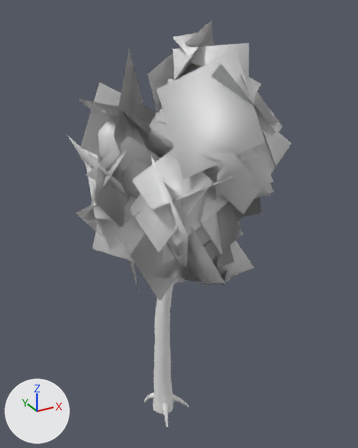
A saved change to the glTF model models/variants/birch_v3.glb.
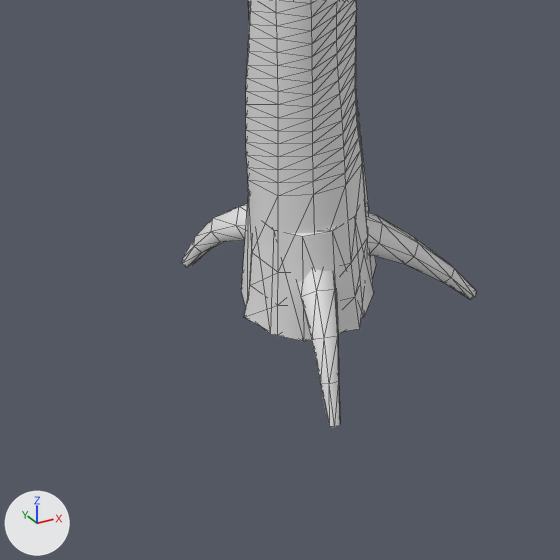
There are two pictures of each version: one whole from a 50 mm camera at (-3.56, -7.15, 7.65) aimed at (0.41, 0.05, 4.05), one close up on the part from 32% to 57% of the width and 81% to 100% of the height. Arrows for +X, +Y and +Z are at lower left; the lights stay in place. The older version's two pictures come first. The close-ups show mesh edges as thin lines. Where no turn or scale is listed for an object, it has been applied to the vertices. Vertices at exactly the same position are counted once.

In view in the first close-up: 'Body_Trunk', 'Rubble_Stump'.
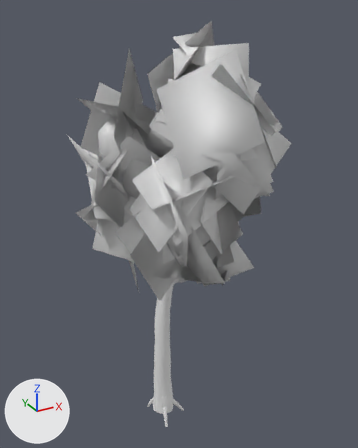
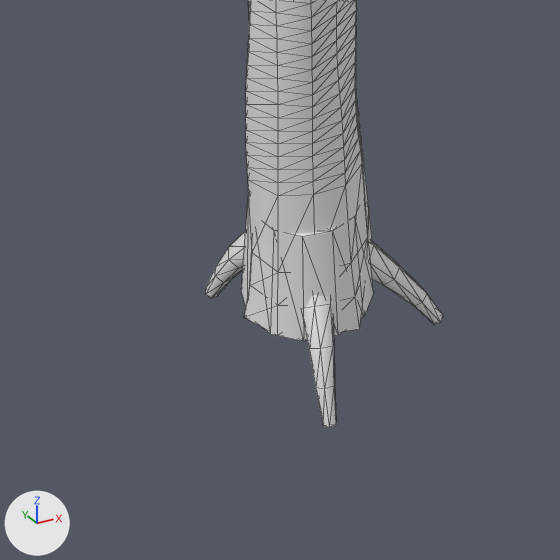
The change, as a list of edits to the scene's bpy script:
```text
Change me_body_trunk:
    used by ob_body_trunk; location = (0.0, 0.0, 0.0)
    before: 408 (-0.19, 0.38, 0.02), 409 (-0.17, 0.36, 0.0), 410 (-0.19, 0.33, -0.01) at pixel (209, 249), 411 (-0.22, 0.33, -0.01) at pixel (201, 252), 412 (-0.24, 0.35, 0.01) at pixel (194, 246)
    before: 413 (-0.22, 0.38, 0.02) at pixel (194, 236)
    remove me_body_trunk.from_pydata(...)  # 450 vertices, 884 faces; spans x -0.25..0.76, y -0.45..0.44, z -0.13..5.56
    add me_body_trunk.from_pydata(...)  # 450 vertices, 884 faces; spans x -0.23..0.76, y -0.37..0.36, z -0.21..5.56
    me_body_trunk part 1: the loose piece of 30 vertices spanning x 0.04..0.54, y -0.18..0.06, z -0.13..0.32 is multiplied about its middle by the matrix ((0.877, 0.017, 0.148), (-0.008, 0.888, -0.06), (-0.149, 0.058, 0.876)), then moved by (-0.05, 0.01, -0.07)
    me_body_trunk part 2: the loose piece of 30 vertices spanning x -0.15..0.06, y -0.45..-0.03, z -0.13..0.32 is multiplied about its middle by the matrix ((0.895, 0.021, -0.056), (-0.042, 0.88, -0.094), (0.089, 0.207, 0.857)), then moved by (0.01, 0.04, -0.07)
    me_body_trunk part 3
    add for i in [*range(408, 414)]: me_body_trunk.vertices[i].co += Vector((0.04, -0.07, -0.09))
    me_body_trunk.vertices[390].co: (0.01, 0.12, 0.3) -> (0.0, 0.12, 0.23)
    me_body_trunk.vertices[391].co: (0.03, 0.1, 0.22) -> (0.03, 0.09, 0.18)
    me_body_trunk.vertices[392].co: (-0.01, 0.05, 0.17) -> (-0.01, 0.04, 0.14)
    me_body_trunk.vertices[393].co: (-0.08, 0.02, 0.2) -> (-0.07, 0.02, 0.17)
    me_body_trunk.vertices[394].co: (-0.11, 0.04, 0.28) -> (-0.1, 0.05, 0.22)
    me_body_trunk.vertices[395].co: (-0.06, 0.09, 0.33) -> (-0.07, 0.1, 0.26)
    me_body_trunk.vertices[396].co: (-0.08, 0.23, 0.23) -> (-0.07, 0.2, 0.14)
    me_body_trunk.vertices[397].co: (-0.06, 0.21, 0.17) -> (-0.05, 0.18, 0.1)
    me_body_trunk.vertices[398].co: (-0.1, 0.17, 0.14) -> (-0.07, 0.13, 0.08)
    me_body_trunk.vertices[399].co: (-0.15, 0.15, 0.16) -> (-0.12, 0.12, 0.09)  # pixel (245, 240) -> not seen
    me_body_trunk.vertices[400].co: (-0.17, 0.17, 0.21) -> (-0.15, 0.15, 0.13)  # pixel (236, 225) -> not seen
    me_body_trunk.vertices[401].co: (-0.14, 0.21, 0.25) -> (-0.12, 0.19, 0.16)  # pixel (239, 206) -> pixel (246, 229)
    me_body_trunk.vertices[402].co: (-0.15, 0.31, 0.14) -> (-0.12, 0.26, 0.05)  # pixel (223, 214) -> not seen
    me_body_trunk.vertices[403].co: (-0.13, 0.28, 0.11) -> (-0.1, 0.23, 0.02)
    me_body_trunk.vertices[404].co: (-0.15, 0.25, 0.09) -> (-0.11, 0.2, 0.0)
    me_body_trunk.vertices[405].co: (-0.19, 0.24, 0.1) -> (-0.16, 0.19, 0.01)  # pixel (220, 242) -> pixel (238, 268)
    me_body_trunk.vertices[406].co: (-0.22, 0.26, 0.13) -> (-0.18, 0.21, 0.04)  # pixel (211, 231) -> pixel (228, 259)
    me_body_trunk.vertices[407].co: (-0.19, 0.3, 0.15) -> (-0.16, 0.25, 0.05)  # pixel (212, 218) -> pixel (228, 246)
    me_body_trunk.vertices[414].co: (-0.22, 0.44, -0.11) -> (-0.18, 0.36, -0.19)
    me_body_trunk.vertices[415].co: (-0.21, 0.43, -0.12) -> (-0.16, 0.34, -0.2)
    me_body_trunk.vertices[416].co: (-0.22, 0.41, -0.13) -> (-0.17, 0.32, -0.21)  # pixel (191, 265) -> pixel (217, 296)
    me_body_trunk.vertices[417].co: (-0.24, 0.41, -0.13) -> (-0.2, 0.32, -0.21)  # pixel (186, 267) -> pixel (211, 298)
    me_body_trunk.vertices[418].co: (-0.25, 0.42, -0.12) -> (-0.21, 0.34, -0.2)  # pixel (182, 263) -> pixel (205, 294)
    me_body_trunk.vertices[419].co: (-0.24, 0.44, -0.11) -> (-0.2, 0.36, -0.19)  # pixel (182, 258) -> pixel (205, 287)
```

Boxes [x1, y1, x2, y2] around the edits, measured in the close-ups (560 x 560 px; the box of a moved part takes in the faces that stretch with it):
'Body_Trunk', reshaped
    before: [182, 0, 477, 427]
    after: [206, 0, 443, 427]
part 1 of me_body_trunk, moved or reshaped
    before: [367, 213, 477, 299]
    after: [368, 239, 443, 325]
part 2 of me_body_trunk, moved or reshaped
    before: [297, 269, 340, 427]
    after: [302, 295, 336, 427]
part 3 of me_body_trunk, moved or reshaped
    before: [182, 203, 248, 267]
    after: [206, 232, 245, 298]
